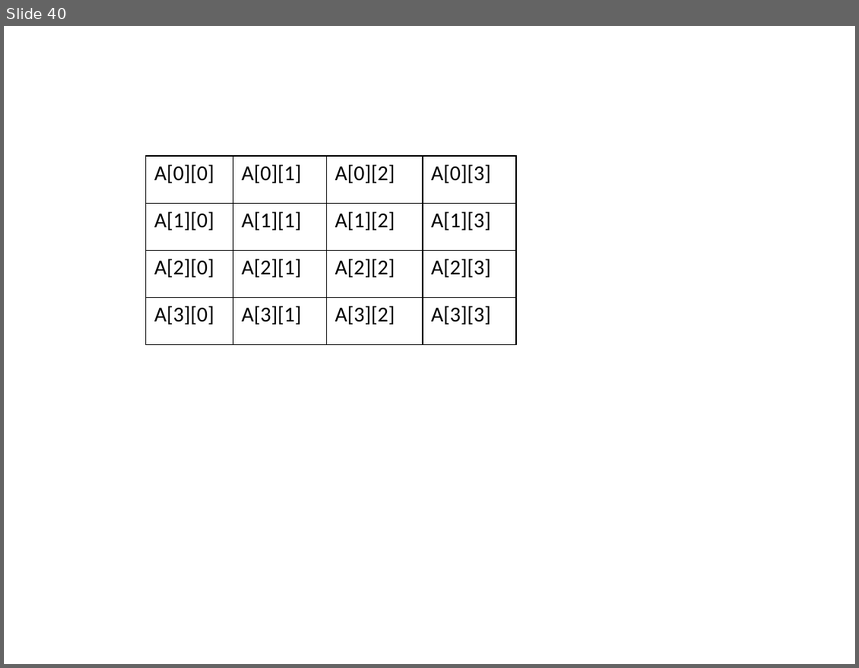
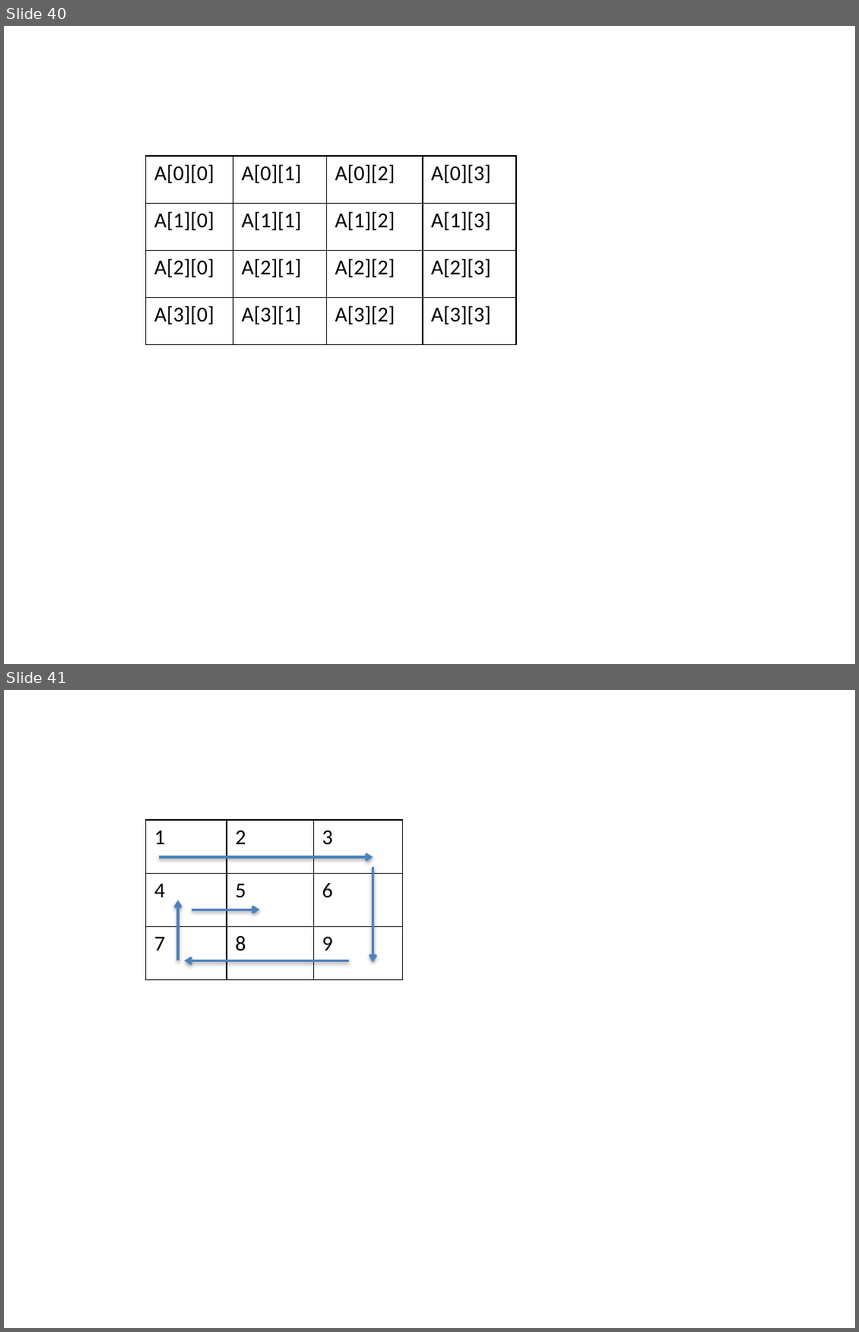
Before and after one commit to jainankit49/HackerGymContent, a slide deck: Images/imgs.pptx. Shown one above the other, each under a label of ours: slide 40 before the commit, slides 40 and 41 after it. The pictures are 859x668 and 859x1332 pixels, drawn with LibreOffice and Linux fonts; fonts in the diff are those of the drawing. Boxes give left, top, right and bottom in pixels: in the first picture for what was removed or moved away, otherwise in the second. Text is boxed around its words. In the diff, an @@ line names an element or a change of style, - is before the commit and + after.

```diff
--- a/Images/imgs.pptx
+++ b/Images/imgs.pptx
@@ slide 41 added at (4, 690, 855, 1328), background #FFFFFF @@
@@ table added at (146, 820, 403, 980), 3 rows, 3 columns @@
+1 | 2 | 3
+4 | 5 | 6
+7 | 8 | 9
@@ arrow added from (159, 857) to (373, 857), #4F81BD 2 pt @@
@@ arrow added from (373, 867) to (373, 962), #4F81BD 2 pt @@
@@ arrow added from (179, 961) to (179, 901), #4F81BD 2 pt @@
@@ arrow added from (192, 910) to (259, 910), #4F81BD 2 pt @@
@@ arrow added from (349, 961) to (184, 961), #4F81BD 2 pt @@
```
Also in this commit, not shown: 6 other slides added, 2 other files.
